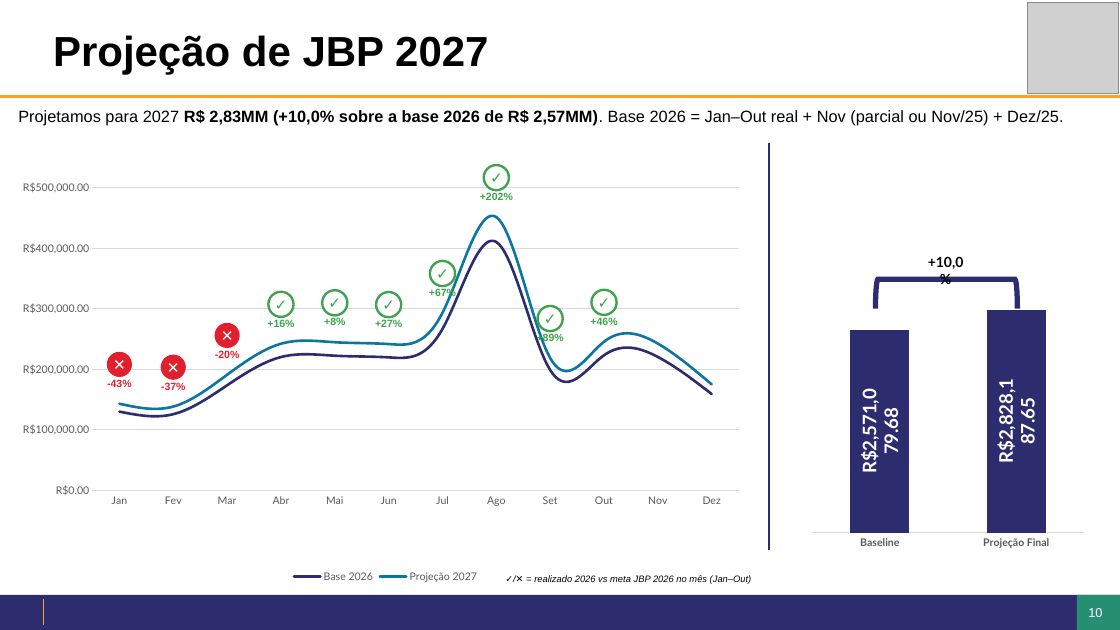
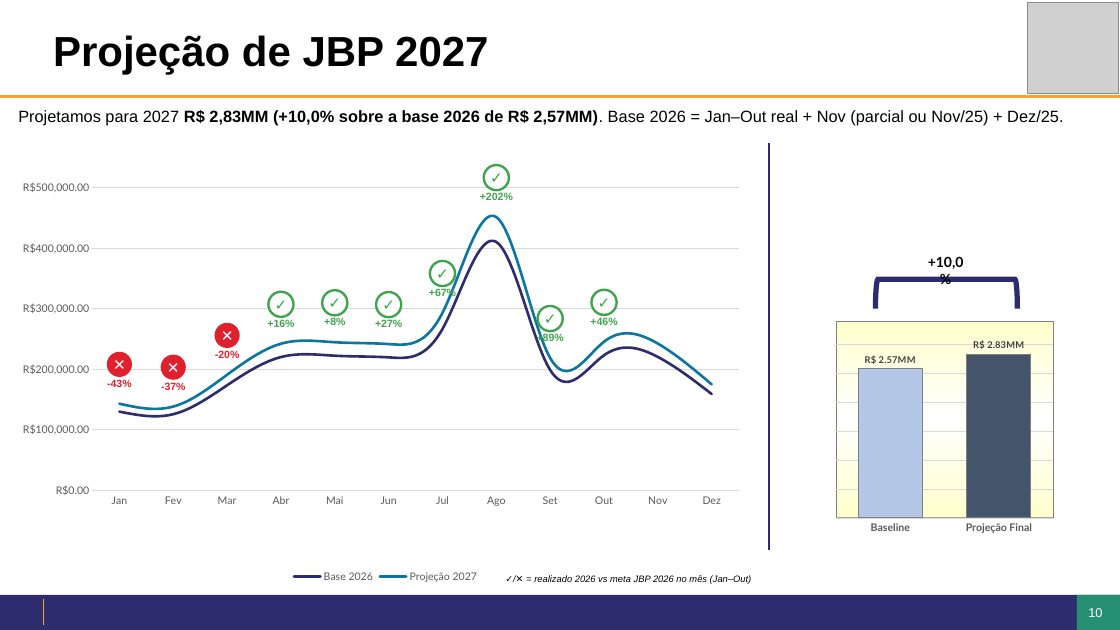
Before and after one commit to giovanoanjos27-del/Dashboard-Farma-sul, a slide deck: slide 10 of jbp/JBP2027_SaoJoao_Caroline.pptx. Drawn at 1120x630 pixels with LibreOffice and Linux fonts; fonts in the diff are those of the drawing; grey boxes stand for pictures; background and template pictures are left out. Boxes give left, top, right and bottom in pixels: in the first picture for what was removed or moved away, otherwise in the second. Text is boxed around its words. In the diff, an @@ line names an element or a change of style, - is before the commit and + after.

```diff
--- a/jbp/JBP2027_SaoJoao_Caroline.pptx
+++ b/jbp/JBP2027_SaoJoao_Caroline.pptx
@@ column chart at [805, 282, 1087, 564] @@
@@ Series 1, Baseline: 2571079.68 to 2570000 @@
@@ Series 1, Projeção Final: 2828187.65 to 2830000 @@
@@ colour of Series 1 #2D2C6E to #B4C7E7 @@
@@ data labels of Series 1 changed @@
@@ colours of single points changed @@
@@ category axis changed @@
@@ value axis changed @@
@@ bar spacing changed @@
@@ background changed @@
@@ plot area changed @@
```
Also in this commit, not shown: 4 other slides changed, 12 other files.
